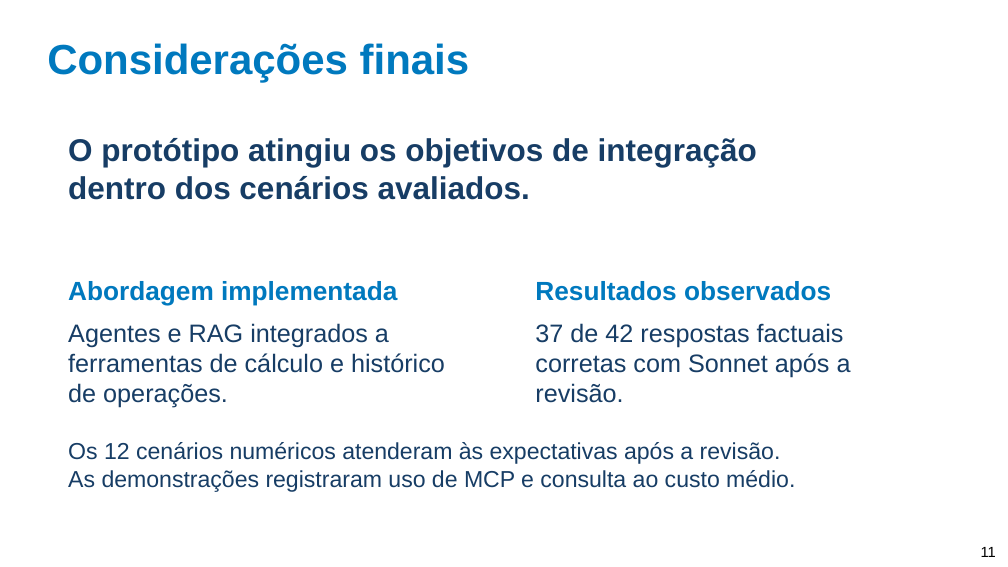
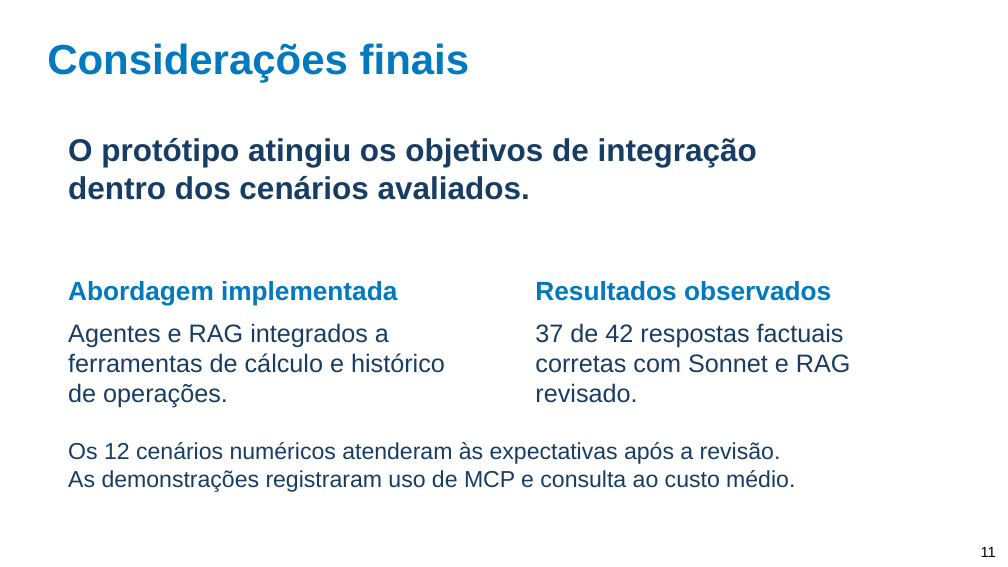
Before and after one commit to andreksp/BrazilianFinancialAssistant, a slide deck: slide 11 of Documentation/TCC/Revisao/Entrega_Final/Apresentacao_TCC_Andre_Khenaifes.pptx. Drawn at 1008x567 pixels with LibreOffice and Linux fonts; fonts in the diff are those of the drawing; background and template pictures are left out. Boxes give left, top, right and bottom in pixels: in the first picture for what was removed or moved away, otherwise in the second. Text is boxed around its words. In the diff, an @@ line names an element or a change of style, - is before the commit and + after.

```diff
--- a/Documentation/TCC/Revisao/Entrega_Final/Apresentacao_TCC_Andre_Khenaifes.pptx
+++ b/Documentation/TCC/Revisao/Entrega_Final/Apresentacao_TCC_Andre_Khenaifes.pptx
@@ text at [535, 323, 851, 403]: text changed @@
-37 de 42 respostas factuais corretas com Sonnet após a revisão.
+37 de 42 respostas factuais corretas com Sonnet e RAG revisado.
```
Also in this commit, not shown: 5 other slides changed, 2 slides added, 1 slide removed, 10 other files.
